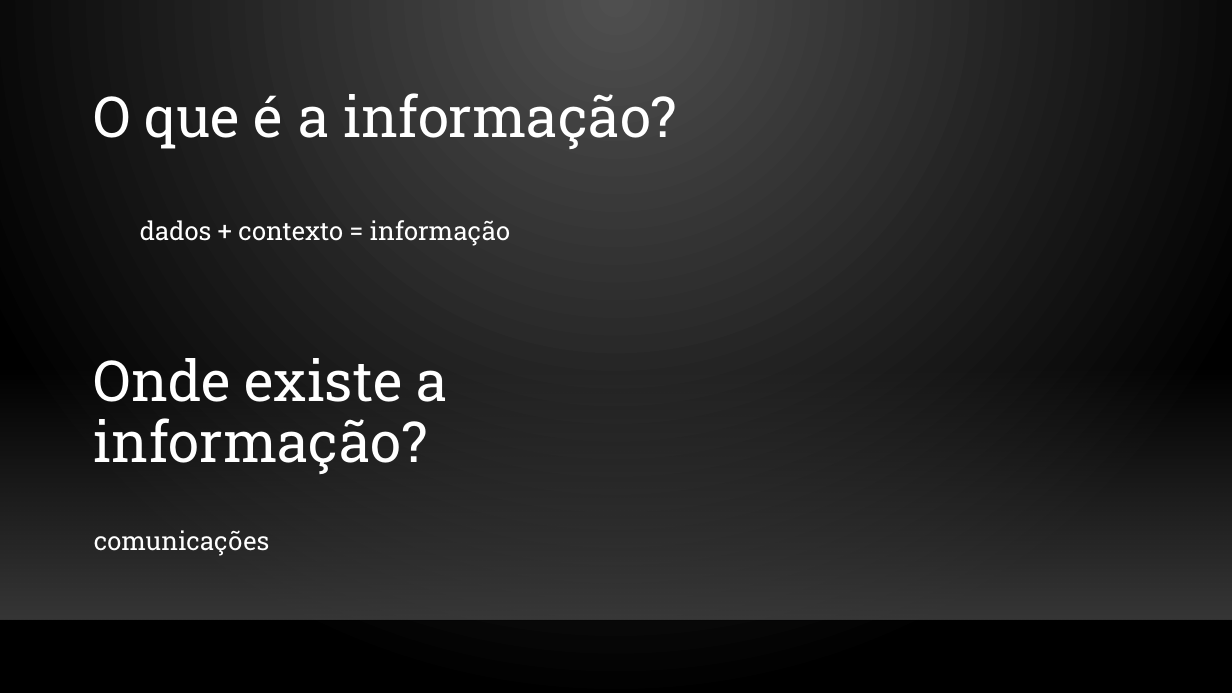
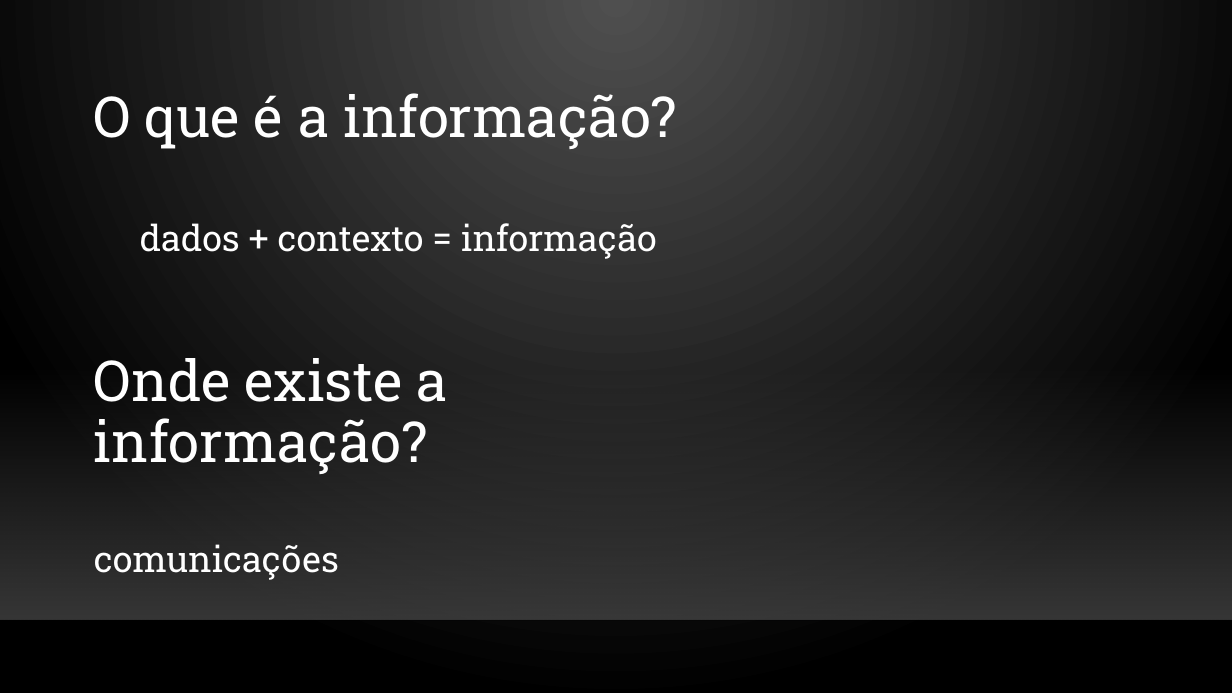
Before and after one commit to inesamil/projeto, a slide deck: slide 2 of Documentos/4. Apresentação Individual/Nuno/Apresentação.pptx. Drawn at 1232x693 pixels with LibreOffice and Linux fonts; fonts in the diff are those of the drawing; background and template pictures are left out. Boxes give left, top, right and bottom in pixels: in the first picture for what was removed or moved away, otherwise in the second. Text is boxed around its words. In the diff, an @@ line names an element or a change of style, - is before the commit and + after.

```diff
--- a/Documentos/4. Apresentação Individual/Nuno/Apresentação.pptx
+++ b/Documentos/4. Apresentação Individual/Nuno/Apresentação.pptx
@@ text "dados + contexto = informação" at (140, 223, 657, 259): size 20 to 28 pt @@
@@ text "comunicações" at (94, 544, 339, 580): size 20 to 28 pt @@
```
Also in this commit, not shown: 1 other slide changed, 1 other file.
